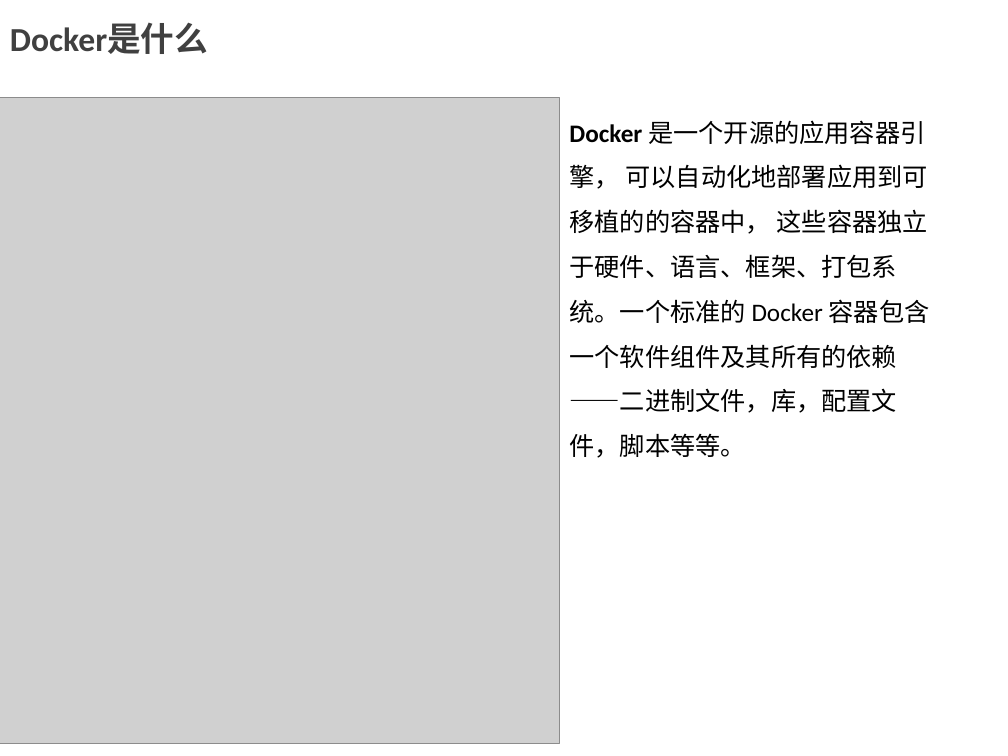
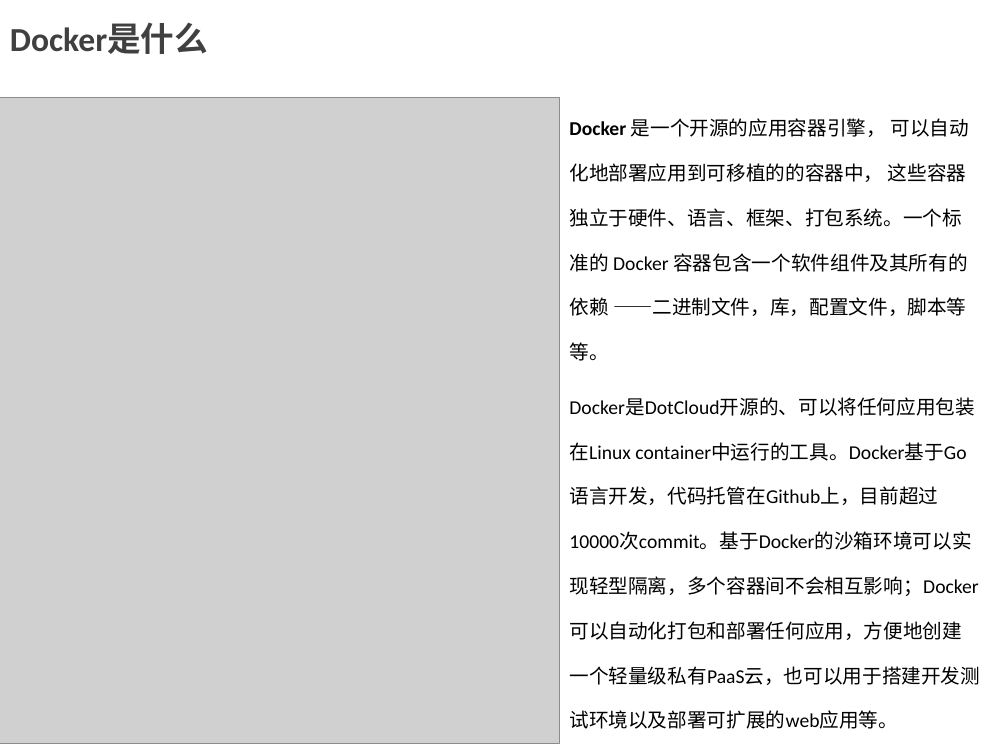
Before and after one commit to thumb0422/StudyNotes, a slide deck: slide 3 of Docker讲解.pptx. Drawn at 1008x756 pixels with LibreOffice and Linux fonts; fonts in the diff are those of the drawing; grey boxes stand for pictures; background and template pictures are left out. Boxes give left, top, right and bottom in pixels: in the first picture for what was removed or moved away, otherwise in the second. Text is boxed around its words. In the diff, an @@ line names an element or a change of style, - is before the commit and + after.

Commit message:
update

```diff
--- a/Docker讲解.pptx
+++ b/Docker讲解.pptx
@@ text at <box>569,118,969,361</box>: size 18 to 14 pt in "Docker 是一个开源的应用容器引擎， 可以自动化地部署应用到可移植的的容器中， 这些容器独立于硬件、语言、框架、打包 ..."; less space between paragraphs @@
@@ text at <box>569,398,980,729</box>: paragraph added @@
+Docker是DotCloud开源的、可以将任何应用包装在Linux container中运行的工具。Docker基于Go语言开发，代码托管在Github上，目前超过10000次commit。基于Docker的沙箱环境可以实现轻型隔离，多个容器间不会相互影响；Docker可以自动化打包和部署任何应用，方便地创建一个轻量级私有PaaS云，也可以用于搭建开发测试环境以及部署可扩展的web应用等。
```
Also in this commit, not shown: 1 other slide changed, 5 slides added, 2 slides removed.
